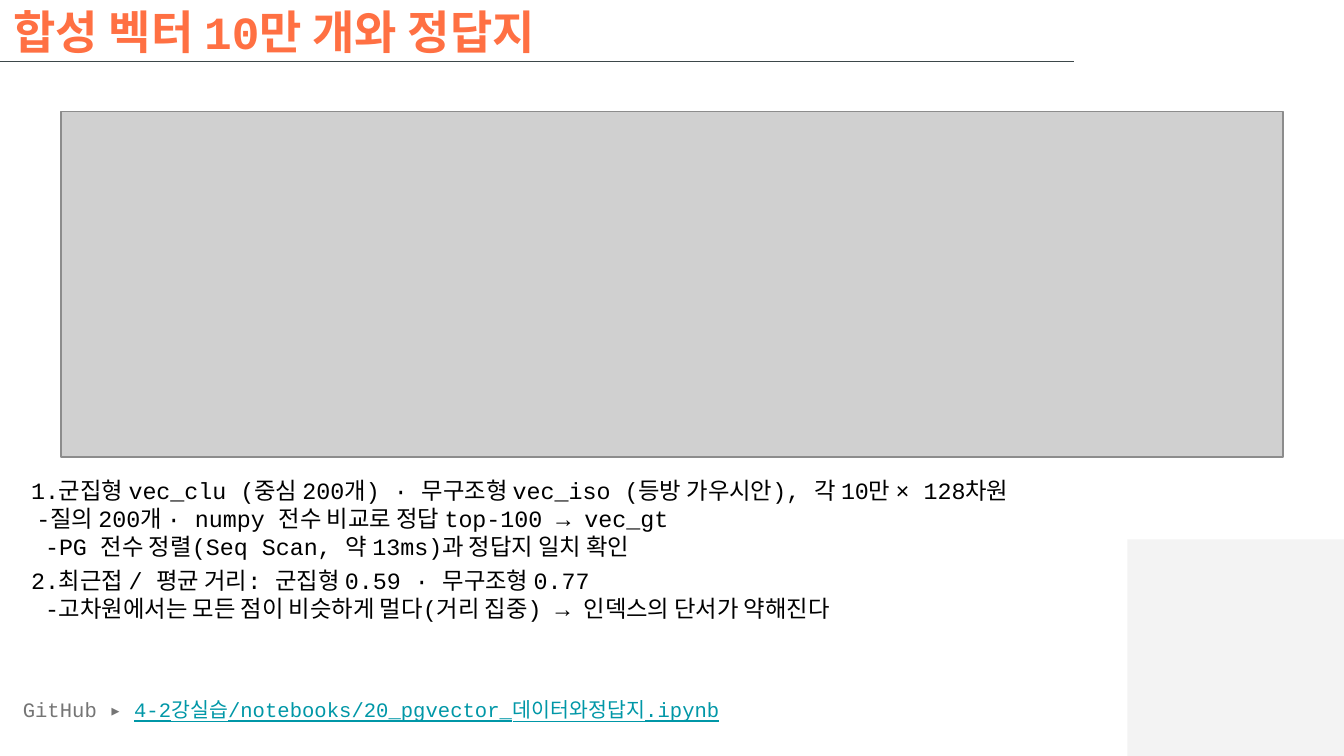
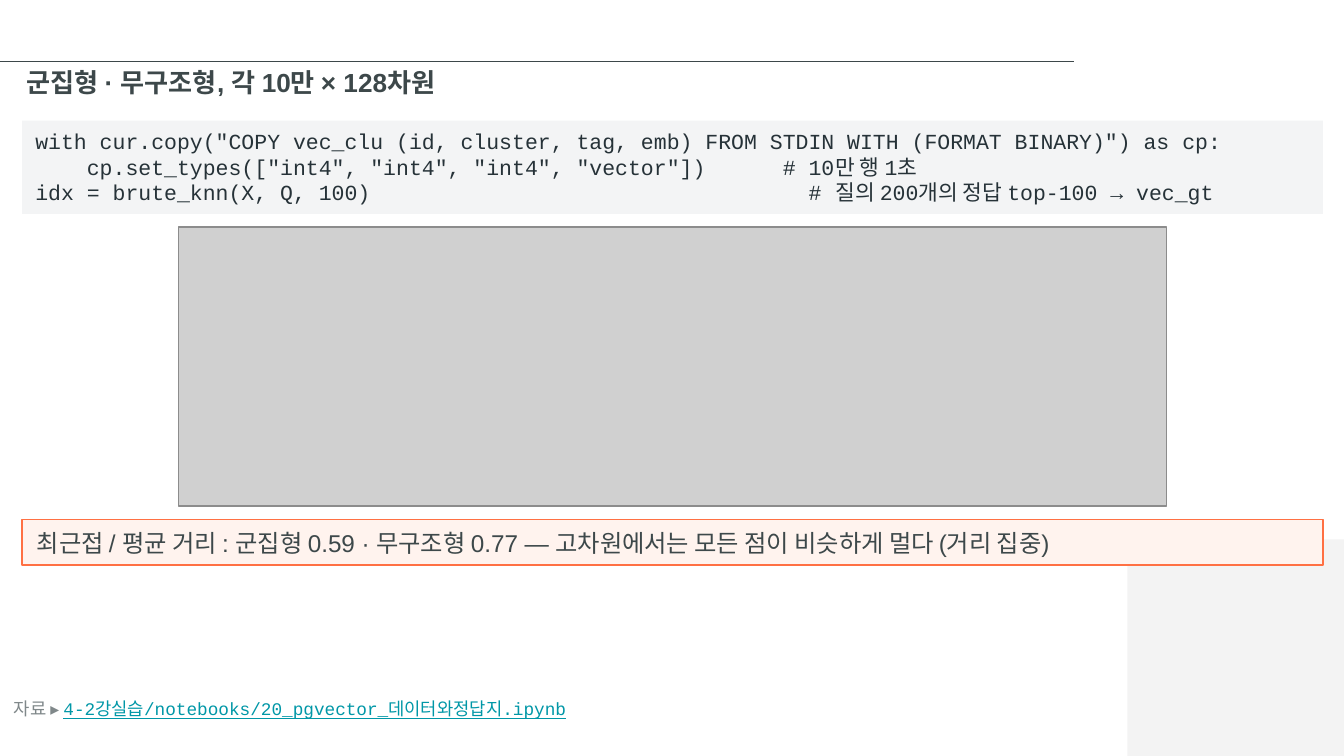
Before and after one commit to hikaMaeng/-ai-, a slide deck: slide 30 of 4-2강실습/slides/4-2강실습_벡터디비.pptx (slide 19 before the commit). Drawn at 1344x756 pixels with LibreOffice and Linux fonts; fonts in the diff are those of the drawing; grey boxes stand for pictures; background and template pictures are left out. Boxes give left, top, right and bottom in pixels: in the first picture for what was removed or moved away, otherwise in the second. Text is boxed around its words. In the diff, an @@ line names an element or a change of style, - is before the commit and + after.

```diff
--- a/4-2강실습/slides/4-2강실습_벡터디비.pptx
+++ b/4-2강실습/slides/4-2강실습_벡터디비.pptx
@@ title removed at (x1=13, y1=10, x2=535, y2=62) @@
-합성 벡터 10만 개와 정답지
@@ text added at (x1=26, y1=70, x2=435, y2=96), 14 pt, text #3D484A, bold @@
+군집형 · 무구조형, 각 10만 × 128차원
@@ rectangle added at (x1=22, y1=121, x2=1322, y2=214), fill #F3F4F5, 11.5 pt, text #263238 @@
+with cur.copy("COPY vec_clu (id, cluster, tag, emb) FROM STDIN WITH (FORMAT BINARY)") as cp:
+cp.set_types(["int4", "int4", "int4", "vector"]) # 10만 행 1초
+idx = brute_knn(X, Q, 100) # 질의 200개의 정답 top-100 → vec_gt
@@ picture resized from (x1=60, y1=112, x2=1282, y2=457) to (x1=179, y1=227, x2=1167, y2=507) @@
@@ rectangle "최근접 / 평균 거리 : ..." resized from (x1=31, y1=479, x2=1009, y2=622) to (x1=22, y1=520, x2=1322, y2=566) @@
@@ rectangle "최근접 / 평균 거리 : ..." at (x1=22, y1=520, x2=1322, y2=566): vertical alignment top to middle; fill none to #FFF3EE; outline none to #FF7043 1 pt @@
@@ text in rectangle at (x1=37, y1=531, x2=1050, y2=557): text changed; size 12.5 to 13 pt; font Courier New to Arial; text colour #000000 to #3D484A @@
-1.군집형 vec_clu (중심 200개) · 무구조형 vec_iso (등방 가우시안), 각 10만 × 128차원
--질의 200개 · numpy 전수 비교로 정답 top-100 → vec_gt
--PG 전수 정렬(Seq Scan, 약 13ms)과 정답지 일치 확인
-2.최근접 / 평균 거리: 군집형 0.59 · 무구조형 0.77
--고차원에서는 모든 점이 비슷하게 멀다(거리 집중) → 인덱스의 단서가 약해진다
+최근접 / 평균 거리 : 군집형 0.59 · 무구조형 0.77 — 고차원에서는 모든 점이 비슷하게 멀다 (거리 집중)
@@ text at (x1=14, y1=700, x2=566, y2=719): text changed; size 11 to 9.5 pt @@
-GitHub ▸ 4-2강실습/notebooks/20_pgvector_데이터와정답지.ipynb
+자료 ▸ 4-2강실습/notebooks/20_pgvector_데이터와정답지.ipynb
```
Also in this commit, not shown: 22 other slides changed, 36 slides added, 11 slides removed, 3 other files.
